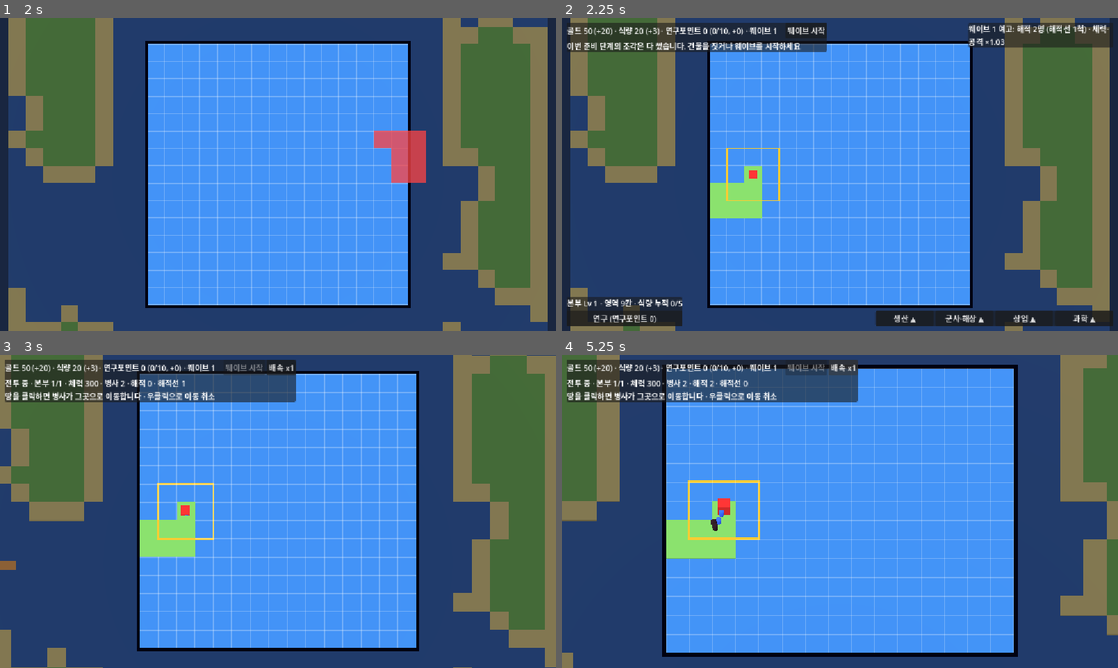
Above: before the commit, frames 1-4 (two rows, left to right).
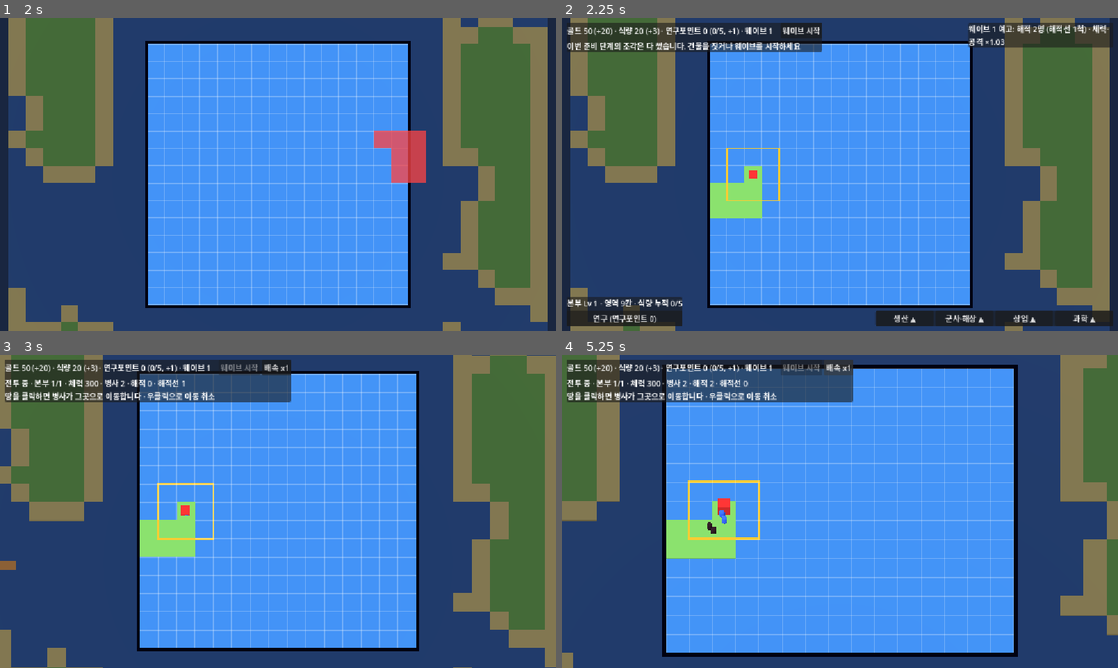
Above: after the commit, the same moments.

Repository: dpwns5889/Islander
Game: Godot game, scene res://assets/scenes/menu.tscn
Same seed, same stepped clock (60 frames per second), same inputs: the game is played once before the commit and once after it.
Inputs (mouse positions are in pixels of both pictures, inside the frame that each line leads up to):
- Up to frame 1 (2 s): click "시작" at 0.5 s; tap Enter at 1.25 s; move the mouse to (400, 158) at 1.27 s; tap R at 1.35 s; click (400, 158) at 1.42 s
- Up to frame 2 (2.25 s): tap Space at 2 s; move the mouse to (728, 190) at 2.02 s; tap R at 2.1 s; click (728, 190) at 2.17 s
- Up to frame 3 (3 s): click "웨이브 시작" at 2.75 s
- Up to frame 4 (5.25 s): click "배속 x1" at 3.5 s; click "배속 x2" at 4.25 s; click "배속 x4" at 5 s

Frame 1 is identical in both runs. In frame 2, 0.4% of the frame differs, in the area x 28-48%, y 1-11%; in frame 3, 0.5%; in frame 4, 0.6%, in the area x 26-54%, y 1-58%.

Commit message:
본부 공격·사거리 조정·낚시터 물길 전체·병영 영역 밖·연구수치 개편 (기획서 v0.29)
- assets/scripts/balance.gd: 본부 공격(HQ_ATK/HQ_RANGE), 사거리 조정(근접 0.7·궁수 2·석궁수 1.8·방어탑 3/3.5/4), ranged 값, 병영 any_territory, 연구 기준 5부터 +1씩(research_threshold)·본부 연구수치
- assets/scripts/battle.gd: 본부 사격(_shoot), 건물 공격 거리를 칸 가장자리부터 계산
- assets/scripts/field.gd: 낚시터 식량이 이어진 바다 전체(최대 40칸)를 셈, 병영은 영역 밖 건설 가능, 본부당 연구수치 +1
- assets/scripts/game_state.gd: 연구수치로 얻은 포인트 수 기록
- assets/scripts/unit.gd, main.gd: ranged 판정, 사거리·연구 기준 표시
- docs/GameDesign.md/.html, project.godot: 기획서 v0.29
- tests/: m23_check 추가, m8·m9·m17·m18 갱신

Co-Authored-By: Claude Sonnet 5.5 <noreply@anthropic.com>

Diff:
--- a/assets/scripts/balance.gd
+++ b/assets/scripts/balance.gd
@@ -19,7 +19,7 @@
 const BUILDINGS: Dictionary = {
 	HOUSE: {"name": "집", "cost": 20, "hp": 50, "sand": true, "sea": false, "color": Color(0.6, 0.4, 0.2)},
 	PORT: {"name": "항구", "cost": 50, "hp": 80, "tech": "sail", "sand": true, "sea": true, "color": Color(0.15, 0.25, 0.6)},
-	BARRACKS: {"name": "병영", "cost": 30, "hp": 100, "sand": false, "sea": false, "color": Color(0.45, 0.45, 0.5)},
+	BARRACKS: {"name": "병영", "cost": 30, "hp": 100, "sand": false, "sea": false, "any_territory": true, "color": Color(0.45, 0.45, 0.5)},
 	MARKET: {"name": "시장", "cost": 50, "hp": 70, "tech": "trade", "sand": false, "sea": false, "color": Color(0.85, 0.65, 0.1)},
 	FARM: {"name": "밭", "cost": 25, "hp": 50, "sand": false, "sea": false, "color": Color(0.35, 0.55, 0.2)},
 	FISHERY: {"name": "낚시터", "cost": 25, "hp": 50, "sand": true, "sea": false, "on_water": true, "color": Color(0.2, 0.65, 0.75)},
@@ -51,16 +51,16 @@
 const ENEMY_KINDS: Array[int] = [U_PIRATE, U_CROSSBOW, U_AXE, U_SHIELD, U_CAPTAIN]
 const SOLDIER_KINDS: Array[int] = [U_SOLDIER, U_ARCHER, U_CAVALRY] ## 병영에서 고를 수 있는 병종
 const UNITS: Dictionary = {
-	U_SOLDIER: {"name": "검병", "hp": 30.0, "atk": 5.0, "speed": 1.5, "reach": 0.9, "color": Color(0.2, 0.4, 1.0)},
-	U_PIRATE: {"name": "해적", "hp": 25.0, "atk": 2.0, "speed": 1.2, "reach": 0.9, "color": Color(0.15, 0.05, 0.1)},
-	U_SHIP: {"name": "해적선", "hp": 1.0, "atk": 0.0, "speed": 2.0, "reach": 0.9, "color": Color(0.45, 0.3, 0.15)},
-	U_BOAT: {"name": "보트", "hp": 1.0, "atk": 0.0, "speed": 2.5, "reach": 0.9, "color": Color(0.85, 0.75, 0.55)},
-	U_ARCHER: {"name": "궁수", "hp": 20.0, "atk": 3.0, "speed": 1.5, "reach": 4.0, "color": Color(0.2, 0.75, 0.3)},
-	U_CAVALRY: {"name": "기병", "hp": 40.0, "atk": 6.0, "speed": 2.5, "reach": 0.9, "color": Color(0.95, 0.55, 0.1)},
-	U_CROSSBOW: {"name": "석궁수", "hp": 18.0, "atk": 3.0, "speed": 1.1, "reach": 3.5, "color": Color(0.55, 0.15, 0.3)},
-	U_AXE: {"name": "도끼병", "hp": 50.0, "atk": 4.0, "speed": 1.2, "reach": 0.9, "color": Color(0.45, 0.1, 0.1)},
-	U_SHIELD: {"name": "방패병", "hp": 100.0, "atk": 2.5, "speed": 0.9, "reach": 0.9, "color": Color(0.3, 0.3, 0.35)},
-	U_CAPTAIN: {"name": "선장", "hp": 350.0, "atk": 6.0, "speed": 1.1, "reach": 0.9, "color": Color(0.7, 0.05, 0.05)},
+	U_SOLDIER: {"name": "검병", "hp": 30.0, "atk": 5.0, "speed": 1.5, "reach": 0.7, "color": Color(0.2, 0.4, 1.0)},
+	U_PIRATE: {"name": "해적", "hp": 25.0, "atk": 2.0, "speed": 1.2, "reach": 0.7, "color": Color(0.15, 0.05, 0.1)},
+	U_SHIP: {"name": "해적선", "hp": 1.0, "atk": 0.0, "speed": 2.0, "reach": 0.7, "color": Color(0.45, 0.3, 0.15)},
+	U_BOAT: {"name": "보트", "hp": 1.0, "atk": 0.0, "speed": 2.5, "reach": 0.7, "color": Color(0.85, 0.75, 0.55)},
+	U_ARCHER: {"name": "궁수", "hp": 20.0, "atk": 3.0, "speed": 1.5, "reach": 2.0, "ranged": true, "color": Color(0.2, 0.75, 0.3)},
+	U_CAVALRY: {"name": "기병", "hp": 40.0, "atk": 6.0, "speed": 2.5, "reach": 0.7, "color": Color(0.95, 0.55, 0.1)},
+	U_CROSSBOW: {"name": "석궁수", "hp": 18.0, "atk": 3.0, "speed": 1.1, "reach": 1.8, "ranged": true, "color": Color(0.55, 0.15, 0.3)},
+	U_AXE: {"name": "도끼병", "hp": 50.0, "atk": 4.0, "speed": 1.2, "reach": 0.7, "color": Color(0.45, 0.1, 0.1)},
+	U_SHIELD: {"name": "방패병", "hp": 100.0, "atk": 2.5, "speed": 0.9, "reach": 0.7, "color": Color(0.3, 0.3, 0.35)},
+	U_CAPTAIN: {"name": "선장", "hp": 350.0, "atk": 6.0, "speed": 1.1, "reach": 0.7, "color": Color(0.7, 0.05, 0.05)},
 }
 const UNIT_SCALE: Dictionary = {U_AXE: 1.1, U_SHIELD: 1.25, U_CAPTAIN: 1.6} ## 강한 적은 더 크게 그린다
 const ENEMY_FIRST_WAVE: Dictionary = {U_CROSSBOW: 5, U_AXE: 8, U_SHIELD: 12, U_CAPTAIN: 10} ## 새 적이 처음 나오는 웨이브 (기획서 6장)
@@ -77,15 +77,18 @@
 ]
 const CAPTAINS: Dictionary = {10: 1, 20: 2, 30: 2} ## 보스 라운드의 선장 수
 const TOWER_ATK_LV: Array[float] = [4.0, 6.0, 8.0]
-const TOWER_RANGE_LV: Array[float] = [4.0, 4.5, 5.0]
+const TOWER_RANGE_LV: Array[float] = [3.0, 3.5, 4.0]
 const TOWER_INTERVAL: float = 1.0
+const HQ_ATK: float = 3.0 ## 본부의 약한 자동 공격 (레벨과 무관) (기획서 6장)
+const HQ_RANGE: float = 2.5
 const HQ_HP: float = 300.0
 const HQ_PIECE_WAVES: Array[int] = [10, 20] ## 이 웨이브(보스)를 이기면 본부 조각을 하나 더 놓아야 한다 (기획서 5.5)
 const HQ_LOSS_RATE: float = 0.3 ## 본부가 파괴될 때마다 줄어드는 골드·식량 비율
+const BUILDING_EDGE: float = 0.5 ## 건물 칸 중심에서 가장자리까지 (건물 공격 거리는 가장자리부터 잰다) (기획서 6장)
 const UNIT_GAP: float = 0.3 ## 유닛끼리 이 거리보다 가까우면 서로 밀어낸다
 const LUNGE_TIME: float = 0.22 ## 공격할 때 앞으로 약진했다 돌아오는 시간(초)
 const LUNGE_DIST: float = 0.35 ## 약진하는 거리(칸)
-const AGGRO_RANGE: float = 3.0 ## 집결지가 있을 때 병사가 이 거리 안의 적만 상대한다
+const AGGRO_RANGE: float = 2.5 ## 집결지가 있을 때 병사가 이 거리 안의 적만 상대한다
 const BATTLE_SPEEDS: Array[int] = [1, 2, 4] ## 전투 배속
 const ATTACK_INTERVAL: float = 1.0
 const PIRATES_PER_SHIP: int = 3
@@ -136,7 +139,6 @@
 const PORT_CAPACITY_LV: Array[int] = [4, 6, 8]
 const BOAT_SPEED_LV: Array[float] = [1.0, 1.0, 1.3]
 const FISHERY_MULT_LV: Array[float] = [1.0, 1.5, 2.0]
-const FISH_RADIUS: int = 4 ## 낚시터에서 이 거리(물길) 안의 바다 칸을 센다
 const FISH_CAP: int = 40
 const FISH_BASE: int = 3
 const FISH_DIV: int = 6
@@ -152,7 +154,9 @@
 const MARKET_HOUSE_BONUS_LV: Array[float] = [0.25, 0.4, 0.6] ## 시장과 4방향으로 붙은 집의 정산 골드 보너스 (기획서 5.1)
 const LIBRARY_RESEARCH_LV: Array[int] = [3, 4, 5] ## 웨이브 정산 때 얻는 연구수치 (기획서 5.4)
 const LAB_RESEARCH_LV: Array[int] = [6, 8, 10]
-const RESEARCH_THRESHOLD: int = 10 ## 연구수치가 이만큼 쌓일 때마다 연구포인트 +1
+const RESEARCH_FIRST: int = 5 ## 첫 연구포인트에 필요한 연구수치 (기획서 5.4)
+const RESEARCH_STEP: int = 1 ## 포인트를 얻을 때마다 다음 기준이 이만큼 늘어난다
+const HQ_RESEARCH: int = 1 ## 살아 있는 본부마다 정산 때 받는 연구수치
 
 
 ## 연구 (테크트리): 4갈래 x 3단계, 비용은 단계와 같다. 같은 갈래의 앞 단계가 선행 조건 (기획서 5.4)
@@ -179,6 +183,11 @@
 }
 
 
+## 연구수치로 이미 포인트를 gained개 얻었을 때 다음 포인트에 필요한 연구수치 (기획서 5.4)
+static func research_threshold(gained: int) -> int:
+	return RESEARCH_FIRST + gained * RESEARCH_STEP
+
+
 static func tech_cost(id: String) -> int:
 	for branch: Array in TECH_ORDER:
 		if branch.has(id):
@@ -226,9 +235,9 @@
 	if id == MARKET:
 		return "붙어 있는 집의 정산 골드 +%d%%" % roundi(MARKET_HOUSE_BONUS_LV[i] * 100.0)
 	if id == LIBRARY:
-		return "정산 연구수치 +%d (%d점마다 연구포인트 1)" % [LIBRARY_RESEARCH_LV[i], RESEARCH_THRESHOLD]
+		return "정산 연구수치 +%d (첫 %d점부터 연구포인트 1)" % [LIBRARY_RESEARCH_LV[i], RESEARCH_FIRST]
 	if id == LAB:
-		return "정산 연구수치 +%d (%d점마다 연구포인트 1)" % [LAB_RESEARCH_LV[i], RESEARCH_THRESHOLD]
+		return "정산 연구수치 +%d (첫 %d점부터 연구포인트 1)" % [LAB_RESEARCH_LV[i], RESEARCH_FIRST]
 	if id == FISHERY:
 		return "물 위에 설치 · 정산 식량 +%d~%d (이어진 물가가 넓을수록)" % [fishing_food(0, level), fishing_food(FISH_CAP, level)]
 	if id == TRADING_POST:
--- a/assets/scripts/battle.gd
+++ b/assets/scripts/battle.gd
@@ -265,10 +265,10 @@
 
 ## 사거리 밖이면 다가가고, 사거리 안이면 공격 준비가 됐는지를 돌려 준다
 ## stand: 목표가 물 위(낚시터)일 때 올라서는 육지 칸. 거기서 목표를 공격한다 (기획서 6장)
-func _engage(u: Unit, tpos: Vector3, dt: float, stand: Vector2i = NO_CELL) -> bool:
+func _engage(u: Unit, tpos: Vector3, dt: float, stand: Vector2i = NO_CELL, edge: float = 0.0) -> bool:
 	u.cooldown = maxf(0.0, u.cooldown - dt)
 	var reach: float = u.reach if stand == NO_CELL else maxf(u.reach, 1.3)
-	if _dist(u.position, tpos) > reach:
+	if _dist(u.position, tpos) - edge > reach: # 건물은 가장자리부터 잰다 (기획서 6장)
 		_walk(u, field.world_to_cell(tpos) if stand == NO_CELL else stand, dt)
 		return false
 	return u.cooldown <= 0.0
@@ -395,7 +395,7 @@
 		var p: Vector3 = field.cell_to_world(c)
 		var d: float = _dist(u.position, p)
 		if field.cells.get(c, -1) == Piece.MOUNTAIN: # 산 위 방어탑: 걸어서 못 가므로 사거리 안의 원거리 적만 공격한다 (기획서 3장)
-			if u.reach > 2.0 and d <= u.reach and d < best_d:
+			if u.ranged and d - Balance.BUILDING_EDGE <= u.reach and d < best_d:
 				best_d = d
 				tpos = p
 				tunit = null
@@ -415,7 +415,7 @@
 	if best_d == INF: # 같은 섬에 노릴 대상이 없으면 물러간다
 		u.hp = 0.0
 		return
-	if not _engage(u, tpos, dt, tstand):
+	if not _engage(u, tpos, dt, tstand, Balance.BUILDING_EDGE if tunit == null else 0.0):
 		return
 	u.cooldown = Balance.ATTACK_INTERVAL
 	u.lunge(tpos)
@@ -428,26 +428,37 @@
 
 ## 방어탑: 사거리 안에서 가장 가까운 적 유닛을 1초마다 하나씩 공격한다 (해적선 제외) (기획서 6장)
 func _towers_turn(dt: float) -> void:
+	_fx_tick(dt)
 	for c in field.buildings:
-		if field.buildings[c] != Balance.TOWER:
-			continue
-		_tower_cd[c] = maxf(0.0, float(_tower_cd.get(c, 0.0)) - dt)
-		if _tower_cd[c] > 0.0:
-			continue
-		var lv: int = field.levels[c]
-		var from: Vector3 = field.cell_to_world(c)
-		var t: Unit = null
-		var best: float = Balance.TOWER_RANGE_LV[lv - 1]
-		for e in pirates:
-			var d: float = _dist(from, e.position)
-			if d <= best:
-				best = d
-				t = e
-		if t != null:
-			t.hp -= Balance.TOWER_ATK_LV[lv - 1]
-			_tower_cd[c] = Balance.TOWER_INTERVAL
-			_shot_fx(from, t.position)
-			_sfx("tower")
+		if field.buildings[c] == Balance.TOWER:
+			var lv: int = field.levels[c]
+			_shoot(c, Balance.TOWER_ATK_LV[lv - 1], Balance.TOWER_RANGE_LV[lv - 1], dt)
+	for c in field.hqs: # 본부도 약하게 쏜다 (기획서 6장)
+		_shoot(c, Balance.HQ_ATK, Balance.HQ_RANGE, dt)
+
+
+## c 칸의 방어탑·본부가 사거리 안 가장 가까운 해적을 쏜다
+func _shoot(c: Vector2i, atk: float, rng_: float, dt: float) -> void:
+	_tower_cd[c] = maxf(0.0, float(_tower_cd.get(c, 0.0)) - dt)
+	if _tower_cd[c] > 0.0:
+		return
+	var from: Vector3 = field.cell_to_world(c)
+	var t: Unit = null
+	var best: float = rng_
+	for e in pirates:
+		var d: float = _dist(from, e.position)
+		if d <= best:
+			best = d
+			t = e
+	if t != null:
+		t.hp -= atk
+		_tower_cd[c] = Balance.TOWER_INTERVAL
+		_shot_fx(from, t.position)
+		_sfx("tower")
+
+
+## 방어탑·본부 공격 선 표시를 정리한다
+func _fx_tick(dt: float) -> void:
 	for i in range(_fx.size() - 1, -1, -1):
 		_fx[i]["t"] -= dt
 		if _fx[i]["t"] <= 0.0:
--- a/assets/scripts/field.gd
+++ b/assets/scripts/field.gd
@@ -397,7 +397,7 @@
 ## 땅이고 비어 있으며, 지형·인접 바다 조건을 만족해야 한다 (기획서 3장, 5장)
 func can_build(id: int, c: Vector2i) -> bool:
 	var data: Dictionary = Balance.BUILDINGS[id]
-	if not in_territory(c): # 건설은 본부 영역 안에서만 (기획서 5.3)
+	if not in_territory(c) and not data.get("any_territory", false): # 건설은 본부 영역 안에서만, 병영은 예외 (기획서 5.3)
 		return false
 	if data.get("on_water", false): # 낚시터: 필드 안의 물 위, 땅과 닿은 칸 (기획서 5.1)
 		return bounds.has_point(c) and not cells.has(c) and not buildings.has(c) and _next_to_land(c)
@@ -477,23 +477,23 @@
 	return false
 
 
-## 낚시터에서 물길로 FISH_RADIUS칸 안에 이어진 바다 칸 수 (최대 FISH_CAP) (기획서 5.1)
+## 낚시터와 물길로 이어진 바다 칸 수 (최대 FISH_CAP까지만 센다) (기획서 5.1)
 func fishing_cells(c: Vector2i) -> int:
 	var seen: Dictionary = {}
-	var frontier: Array[Vector2i] = []
+	var q: Array[Vector2i] = []
 	for d in DIRS:
 		if terrain_at(c + d) == SEA:
 			seen[c + d] = true
-			frontier.append(c + d)
-	for _step in Balance.FISH_RADIUS - 1:
-		var next: Array[Vector2i] = []
-		for f in frontier:
-			for d in DIRS:
-				var n: Vector2i = f + d
-				if terrain_at(n) == SEA and not seen.has(n):
-					seen[n] = true
-					next.append(n)
-		frontier = next
+			q.append(c + d)
+	var i: int = 0
+	while i < q.size() and seen.size() < Balance.FISH_CAP:
+		var cur: Vector2i = q[i]
+		i += 1
+		for d in DIRS:
+			var n: Vector2i = cur + d
+			if terrain_at(n) == SEA and not seen.has(n):
+				seen[n] = true
+				q.append(n)
 	return mini(seen.size(), Balance.FISH_CAP)
 
 
@@ -754,9 +754,9 @@
 	return best
 
 
-## 웨이브 정산 때 얻는 연구수치: 도서관·연구소 레벨 합 (기획서 5.4)
+## 웨이브 정산 때 얻는 연구수치: 본부 수 + 도서관·연구소 레벨 합 (기획서 5.4)
 func research_income() -> int:
-	var n: int = 0
+	var n: int = Balance.HQ_RESEARCH * hqs.size() # 본부마다 +1
 	for c in buildings:
 		if not in_territory(c):
 			continue
--- a/assets/scripts/game_state.gd
+++ b/assets/scripts/game_state.gd
@@ -10,6 +10,7 @@
 var hq_level: int = 1
 var research_points: int = 0 ## 연구수치가 기준을 넘을 때마다 +1 (기획서 5.4)
 var research_progress: int = 0 ## 아직 연구포인트가 못 된 연구수치
+var research_gained: int = 0 ## 연구수치로 얻은 연구포인트 수 (다음 기준을 정한다) (기획서 5.4)
 var researched: Dictionary = {} ## 연구를 마친 항목 id → true (기획서 5.4)
 var extra_guards: int = 0 ## 교역 NPC에게 산, 다음 전투의 추가 수비병 (1회성) (기획서 5.6)
 
@@ -22,6 +23,7 @@
 	hq_level = 1
 	research_points = 0
 	research_progress = 0
+	research_gained = 0
 	researched.clear()
 	extra_guards = 0
 	changed.emit()
@@ -38,8 +40,11 @@
 ## 연구수치를 쌓고 기준을 넘은 만큼 연구포인트로 바꾼다. 얻은 연구포인트를 돌려 준다 (기획서 5.4)
 func add_research_progress(n: int) -> int:
 	research_progress += n
-	var gained: int = research_progress / Balance.RESEARCH_THRESHOLD
-	research_progress -= gained * Balance.RESEARCH_THRESHOLD
+	var gained: int = 0
+	while research_progress >= Balance.research_threshold(research_gained):
+		research_progress -= Balance.research_threshold(research_gained)
+		research_gained += 1
+		gained += 1
 	research_points += gained
 	changed.emit()
 	return gained
--- a/assets/scripts/main.gd
+++ b/assets/scripts/main.gd
@@ -1001,7 +1001,7 @@
 
 func _refresh_hud() -> void:
 	var inc: Vector2i = field.income(GameState.researched) # 웨이브 정산 때 들어올 생산량 (기획서 7.2)
-	stats.text = "골드 %d (+%d) · 식량 %d (+%d) · 연구포인트 %d (%d/%d, +%d) · 웨이브 %d   " % [GameState.gold, inc.x, GameState.food, inc.y, GameState.research_points, GameState.research_progress, Balance.RESEARCH_THRESHOLD, field.research_income(), GameState.wave]
+	stats.text = "골드 %d (+%d) · 식량 %d (+%d) · 연구포인트 %d (%d/%d, +%d) · 웨이브 %d   " % [GameState.gold, inc.x, GameState.food, inc.y, GameState.research_points, GameState.research_progress, Balance.research_threshold(GameState.research_gained), field.research_income(), GameState.wave]
 	for id in build_buttons:
 		var bb: Button = build_buttons[id]
 		bb.text = "%s %dG · %s" % [Balance.BUILDINGS[id]["name"], _cost_of(id), Balance.effect_text(id, 1)]
@@ -1033,7 +1033,7 @@
 		wave_info.text += "\n바닷길이 막혀 해적이 걸어서 바다를 건넙니다"
 	for nk in Balance.new_enemy_kinds(GameState.wave): # 새 종류가 처음 나오는 웨이브 안내
 		var info: Dictionary = Balance.UNITS[nk]
-		wave_info.text += "\n새 적: %s (체력 %d · 공격 %d%s)" % [info["name"], info["hp"], info["atk"], (" · 사거리 %.1f칸" % info["reach"]) if info["reach"] > 2.0 else ""]
+		wave_info.text += "\n새 적: %s (체력 %d · 공격 %d%s)" % [info["name"], info["hp"], info["atk"], (" · 사거리 %.1f칸" % info["reach"]) if info.get("ranged", false) else ""]
 	if pending_hq:
 		wave_info.text += "\n본부 조각을 먼저 놓으세요 (아래 '본부 조각' 카드)"
 	if tiles_required > 0:
@@ -1086,7 +1086,7 @@
 				ub.text = info["name"]
 				ub.button_pressed = k == cur_unit
 				ub.disabled = not _unit_unlocked(k)
-				ub.tooltip_text = "체력 %d · 공격 %d · 속도 %.1f%s" % [info["hp"], info["atk"], info["speed"], (" · 사거리 %d칸" % int(info["reach"])) if info["reach"] > 2.0 else ""]
+				ub.tooltip_text = "체력 %d · 공격 %d · 속도 %.1f%s" % [info["hp"], info["atk"], info["speed"], (" · 사거리 %.1f칸" % info["reach"]) if info.get("ranged", false) else ""]
 				if not _unit_unlocked(k):
 					ub.tooltip_text = "필요 연구: " + Balance.TECHS[Balance.UNIT_TECH[k]]["name"]
 		if field.can_upgrade(selected_cell):
--- a/assets/scripts/unit.gd
+++ b/assets/scripts/unit.gd
@@ -7,6 +7,7 @@
 var atk: float
 var speed: float
 var reach: float ## 공격 사거리
+var ranged: bool = false ## 원거리 유닛인지 (기획서 6장)
 var cooldown: float = 0.0
 var base_y: float
 ## 해적선 전용: 멈출 바다 위치, 상륙할 땅 위치
@@ -47,6 +48,7 @@
 	atk = atk0 * mult
 	speed = d["speed"]
 	reach = d["reach"]
+	ranged = d.get("ranged", false)
 	var mat: StandardMaterial3D = StandardMaterial3D.new()
 	mat.albedo_color = d["color"]
 	var mi: MeshInstance3D = MeshInstance3D.new()
--- a/project.godot
+++ b/project.godot
@@ -11,7 +11,7 @@
 [application]
 
 config/name="BiomeDefender"
-config/version="0.28"
+config/version="0.29"
 run/main_scene="res://assets/scenes/menu.tscn"
 config/features=PackedStringArray("4.7", "Forward Plus")
 config/icon="res://icon.svg"
--- a/tests/m17_check.gd
+++ b/tests/m17_check.gd
@@ -49,7 +49,7 @@
 	var avg30: float = hp_sum.call(30) / Balance.pirate_count(30)
 	fails += _check(avg30 > avg4 * 2.5, "한 명당 평균 체력도 크게 늘어난다 (%.0f → %.0f)" % [avg4, avg30])
 	# 3. 능력치
-	var stats: Dictionary = {Balance.U_CROSSBOW: [18.0, 3.0, 1.1, 3.5], Balance.U_AXE: [50.0, 4.0, 1.2, 0.9], Balance.U_SHIELD: [100.0, 2.5, 0.9, 0.9], Balance.U_CAPTAIN: [350.0, 6.0, 1.1, 0.9]}
+	var stats: Dictionary = {Balance.U_CROSSBOW: [18.0, 3.0, 1.1, 1.8], Balance.U_AXE: [50.0, 4.0, 1.2, 0.7], Balance.U_SHIELD: [100.0, 2.5, 0.9, 0.7], Balance.U_CAPTAIN: [350.0, 6.0, 1.1, 0.7]}
 	var stats_ok: bool = true
 	for k in stats:
 		var u: Dictionary = Balance.UNITS[k]
@@ -84,11 +84,11 @@
 	cb.setup(_island(5, 5), load("res://assets/scripts/game_state.gd").new(), 1)
 	cb._ships_left = 1
 	cb._ship_timer = 9999.0
-	var xbow: Unit = cb._add_unit(Balance.U_CROSSBOW, cb.soldiers[0].position + Vector3(3.0, 0.0, 0.0), 1.0)
+	var xbow: Unit = cb._add_unit(Balance.U_CROSSBOW, cb.soldiers[0].position + Vector3(1.5, 0.0, 0.0), 1.0)
 	xbow.island = cb.soldiers[0].island
 	xbow.cooldown = 0.0
 	var pos0: Vector3 = xbow.position
-	fails += _check(cb._engage(xbow, cb.soldiers[0].position, 0.1) and xbow.position == pos0, "석궁수는 3칸 거리에서 움직이지 않고 쏜다")
+	fails += _check(cb._engage(xbow, cb.soldiers[0].position, 0.1) and xbow.position == pos0, "석궁수는 1.5칸 거리에서 움직이지 않고 쏜다")
 	# 5. 일반 건물은 목표
 	var f: Field = _island(9, 5)
 	f.build(Balance.HOUSE, Vector2i(7, 6))
--- a/tests/m17_flow.gd
+++ b/tests/m17_flow.gd
@@ -33,7 +33,7 @@
 	# 적 예고: 종류별 인원과 새 적 안내
 	gs.wave = 5
 	main._refresh_hud()
-	fails += _check("석궁수 1명 · 해적 3명" in main.wave_info.text and "새 적: 석궁수 (체력 18 · 공격 3 · 사거리 3.5칸)" in main.wave_info.text, "5웨이브 예고: " + main.wave_info.text)
+	fails += _check("석궁수 1명 · 해적 3명" in main.wave_info.text and "새 적: 석궁수 (체력 18 · 공격 3 · 사거리 1.8칸)" in main.wave_info.text, "5웨이브 예고: " + main.wave_info.text)
 	gs.wave = 6
 	main._refresh_hud()
 	fails += _check("새 적" not in main.wave_info.text, "6웨이브에는 새 적 안내가 없다")
--- a/tests/m18_check.gd
+++ b/tests/m18_check.gd
@@ -53,7 +53,7 @@
 	for _i in 30:
 		b._pirate_turn(melee, 0.1)
 	fails += _check(f.hp[Vector2i(6, 5)] == tower_hp, "근접 적은 산 위 방어탑을 공격하지 못한다")
-	var xbow: Unit = b._add_unit(Balance.U_CROSSBOW, tpos + Vector3(2.5, 0.0, 0.0), 1.0)
+	var xbow: Unit = b._add_unit(Balance.U_CROSSBOW, tpos + Vector3(2.0, 0.0, 0.0), 1.0)
 	xbow.island = island_id
 	xbow.speed = 0.0
 	xbow.cooldown = 0.0
--- /dev/null
+++ b/tests/m23_check.gd
@@ -0,0 +1,54 @@
+extends SceneTree
+## 본부 약한 공격 점검: godot --headless --script tests/m23_check.gd
+
+
+func _initialize() -> void:
+	var fails: int = 0
+	var f: Field = Field.new()
+	var p: Piece = Piece.new()
+	for y in 5:
+		for x in 9:
+			p.cells.append(Vector2i(x, y))
+			p.terrain.append(Piece.PLAINS)
+	p.hq_index = 2 * 9 + 1
+	f.place(p, Vector2i(4, 4))
+	var b: Battle = Battle.new()
+	b.setup(f, load("res://assets/scripts/game_state.gd").new(), 1)
+	b._ships_left = 1
+	b._ship_timer = 9999.0
+	var hpos: Vector3 = f.cell_to_world(f.hq)
+	var near: Unit = b._add_unit(Balance.U_SHIELD, hpos + Vector3(Balance.HQ_RANGE - 0.3, 0.0, 0.0), 1.0)
+	near.speed = 0.0
+	var far: Unit = b._add_unit(Balance.U_SHIELD, hpos + Vector3(Balance.HQ_RANGE + 1.0, 0.0, 0.0), 1.0)
+	far.speed = 0.0
+	var hn: float = near.hp
+	var hf: float = far.hp
+	b._towers_turn(0.0)
+	fails += _check(absf(near.hp - (hn - Balance.HQ_ATK)) < 0.001 and far.hp == hf, "본부가 사거리 안의 적만 공격력 %.0f으로 쏜다" % Balance.HQ_ATK)
+	b._towers_turn(0.5)
+	fails += _check(absf(near.hp - (hn - Balance.HQ_ATK)) < 0.001, "1초가 지나기 전에는 다시 쏘지 않는다")
+	b._towers_turn(0.6)
+	fails += _check(absf(near.hp - (hn - 2.0 * Balance.HQ_ATK)) < 0.001, "1초 뒤에 다시 쏜다")
+	# 병영은 본부 영역 밖에도 지을 수 있고 다른 건물은 못 짓는다 (기획서 5.3)
+	f.territory_enabled = true
+	f.territory.clear()
+	var far_c: Vector2i = Vector2i(11, 6)
+	fails += _check(f.can_build(Balance.BARRACKS, far_c) and not f.can_build(Balance.HOUSE, far_c), "영역 밖: 병영만 가능")
+	# 낚시터 식량은 거리 제한 없이 이어진 바다 전체를 센다 (기획서 5.1)
+	var lf: Field = Field.new()
+	var lp: Piece = Piece.new()
+	for y in 14:
+		for x in 14:
+			lp.cells.append(Vector2i(x, y))
+			lp.terrain.append(Piece.SEA if (x >= 2 and x <= 11 and y == 7) else Piece.PLAINS)
+	lf.place(lp, Vector2i(3, 3))
+	var water: int = lf.fishing_cells(Vector2i(2 + 3, 7 + 3))
+	fails += _check(water > 8, "긴 물길 낚시터는 4칸 너머까지 센다 (%d칸)" % water)
+	print("본부 공격 점검 실패 %d건" % fails)
+	quit(fails)
+
+
+func _check(ok: bool, msg: String) -> int:
+	if not ok:
+		print("실패: ", msg)
+	return 0 if ok else 1
--- a/tests/m8_check.gd
+++ b/tests/m8_check.gd
@@ -20,11 +20,11 @@
 	fails += _check(gs.check_level() == 11 and gs.hq_level == 20 and gs.research_points == 0, "최고 레벨 20")
 	fails += _check(gs.next_level_food() == -1, "최고 레벨에서는 다음 기준 없음")
 	fails += _check(gs.check_level() == 0 and gs.research_points == 0, "최고 레벨 이후에는 더 오르지 않는다")
-	# 연구수치: 기준(10)마다 연구포인트 +1, 남는 수치는 이월
+	# 연구수치: 기준(5, 6, 7 …)마다 연구포인트 +1, 남는 수치는 이월
 	gs.reset()
-	fails += _check(gs.add_research_progress(7) == 0 and gs.research_progress == 7, "연구수치 7: 연구포인트 없음")
-	fails += _check(gs.add_research_progress(6) == 1 and gs.research_progress == 3 and gs.research_points == 1, "누적 13: 연구포인트 1, 3 이월")
-	fails += _check(gs.add_research_progress(27) == 3 and gs.research_progress == 0 and gs.research_points == 4, "누적 30: 연구포인트 +3")
+	fails += _check(gs.add_research_progress(4) == 0 and gs.research_progress == 4, "연구수치 4: 연구포인트 없음")
+	fails += _check(gs.add_research_progress(3) == 1 and gs.research_progress == 2 and gs.research_points == 1, "누적 7: 첫 포인트(기준 5), 2 이월")
+	fails += _check(gs.add_research_progress(20) == 3 and gs.research_progress == 1 and gs.research_points == 4 and Balance.research_threshold(gs.research_gained) == 9, "기준 6·7·8을 차례로 넘어 +3, 다음 기준 9")
 	var rf: Field = Field.new()
 	var rp: Piece = Piece.new()
 	for i in 4:
@@ -33,9 +33,9 @@
 	rf.place(rp, Vector2i(2, 2))
 	rf.build(Balance.LIBRARY, Vector2i(2, 2))
 	rf.build(Balance.LAB, Vector2i(3, 2))
-	fails += _check(rf.research_income() == 9, "도서관 Lv1(3) + 연구소 Lv1(6) = 9")
+	fails += _check(rf.research_income() == 9 + rf.hqs.size(), "본부 수 + 도서관 Lv1(3) + 연구소 Lv1(6)")
 	rf.upgrade(Vector2i(3, 2))
-	fails += _check(rf.research_income() == 11, "연구소 Lv2(8) → 11")
+	fails += _check(rf.research_income() == 11 + rf.hqs.size(), "연구소 Lv2(8) → 11 + 본부 수")
 	# 시장: 4방향으로 붙은 집의 정산 골드 +25%
 	rf.build(Balance.HOUSE, Vector2i(4, 2))
 	var g0: int = rf.income().x
--- a/tests/m9_check.gd
+++ b/tests/m9_check.gd
@@ -51,15 +51,15 @@
 	for s in b.soldiers:
 		if s.kind == Balance.U_ARCHER:
 			archers += 1
-			fails += _check(s.reach == 4.0 and s.hp == 20.0 and s.atk == 3.0, "궁수 능력치")
+			fails += _check(s.reach == 2.0 and s.hp == 20.0 and s.atk == 3.0, "궁수 능력치")
 	fails += _check(archers == Balance.BARRACKS_SOLDIERS_LV[0], "병영이 궁수를 %d명 만든다 (%d)" % [Balance.BARRACKS_SOLDIERS_LV[0], archers])
 	fails += _check(gsb.gold == 1000 and gsb.food == 1000, "병사 생산은 골드·식량을 쓰지 않는다")
-	# 궁수는 사거리 4칸에서 쏜다 (다가가지 않는다)
+	# 궁수는 사거리 2칸에서 쏜다 (다가가지 않는다)
 	var archer: Unit = b.soldiers[b.soldiers.size() - 1]
-	var pirate: Unit = b._add_unit(Balance.U_PIRATE, archer.position + Vector3(3.5, 0.0, 0.0), 1.0)
+	var pirate: Unit = b._add_unit(Balance.U_PIRATE, archer.position + Vector3(1.8, 0.0, 0.0), 1.0)
 	archer.cooldown = 0.0
 	var before: Vector3 = archer.position
-	fails += _check(b._engage(archer, pirate.position, 0.1) and archer.position == before, "궁수는 3.5칸 거리에서 움직이지 않고 공격 준비")
+	fails += _check(b._engage(archer, pirate.position, 0.1) and archer.position == before, "궁수는 1.8칸 거리에서 움직이지 않고 공격 준비")
 	var sword: Unit = b.soldiers[0]
 	sword.cooldown = 0.0
 	fails += _check(not b._engage(sword, pirate.position, 0.1), "검병은 3.5칸에서는 공격하지 못하고 다가간다")
Not shown, added: tests/m23_check.gd.uid
Not shown, changed: docs/GameDesign.md
